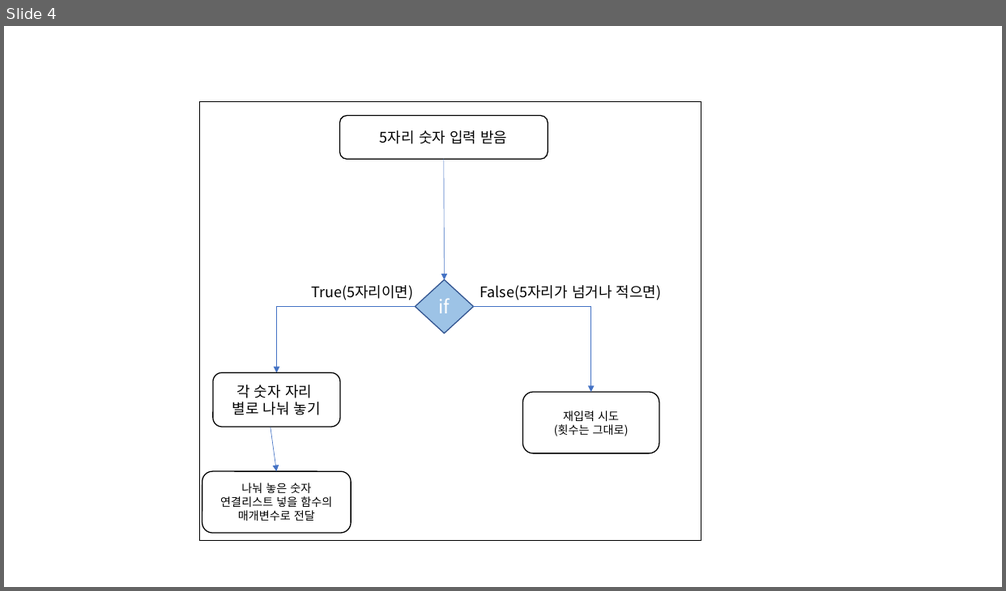
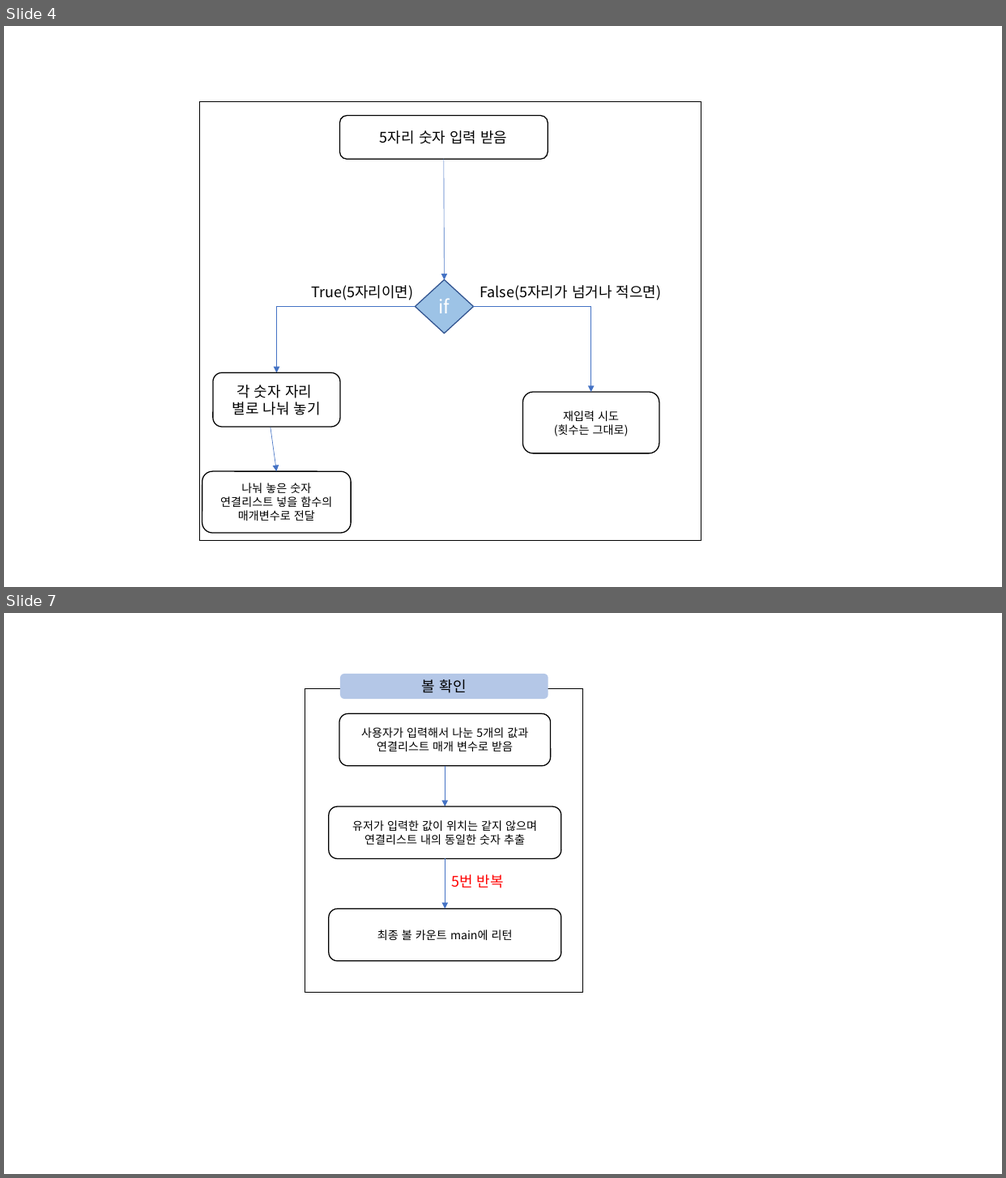
Before and after one commit to skywings-kor/SMU-CODE, a slide deck: 2022년-1학기/2022년-1C(PBL)자료/프로젝트_숫자야구게임SW/숫자야구_상세개발사항.pptx. Shown one above the other, each under a label of ours: slide 4 before the commit, slides 4 and 7 after it; the slides between them are not shown. The pictures are 1006x591 and 1006x1178 pixels, drawn with LibreOffice and Linux fonts; fonts in the diff are those of the drawing. Boxes give left, top, right and bottom in pixels: in the first picture for what was removed or moved away, otherwise in the second. Text is boxed around its words. In the diff, an @@ line names an element or a change of style, - is before the commit and + after.

```diff
--- a/2022년-1학기/2022년-1C(PBL)자료/프로젝트_숫자야구게임SW/숫자야구_상세개발사항.pptx
+++ b/2022년-1학기/2022년-1C(PBL)자료/프로젝트_숫자야구게임SW/숫자야구_상세개발사항.pptx
@@ slide 7 added at (x1=4, y1=613, x2=1002, y2=1174), background #FFFFFF @@
@@ rounded rectangle added at (x1=340, y1=674, x2=548, y2=699), fill #B4C7E7, 14 pt, text #000000 @@
+볼 확인
@@ rectangle added at (x1=305, y1=688, x2=583, y2=993), outline #000000 1 pt @@
@@ rounded rectangle added at (x1=339, y1=714, x2=551, y2=766), outline #000000 1 pt, 11 pt, text #000000 @@
+사용자가 입력해서 나눈 5개의 값과 연결리스트 매개 변수로 받음
@@ arrow added from (445, 766) to (445, 807), #4472C4 0.5 pt @@
@@ rounded rectangle added at (x1=329, y1=807, x2=562, y2=859), outline #000000 1 pt, 11 pt, text #000000 @@
+유저가 입력한 값이 위치는 같지 않으며 연결리스트 내의 동일한 숫자 추출
@@ arrow added from (445, 858) to (445, 909), #4472C4 0.5 pt @@
@@ text added at (x1=451, y1=875, x2=504, y2=888), 14 pt, text #FF0000 @@
+5번 반복
@@ rounded rectangle added at (x1=329, y1=909, x2=562, y2=961), outline #000000 1 pt, 11 pt, text #000000 @@
+최종 볼 카운트 main에 리턴
```
Also in this commit, not shown: 2 other slides added, 5 other files.
